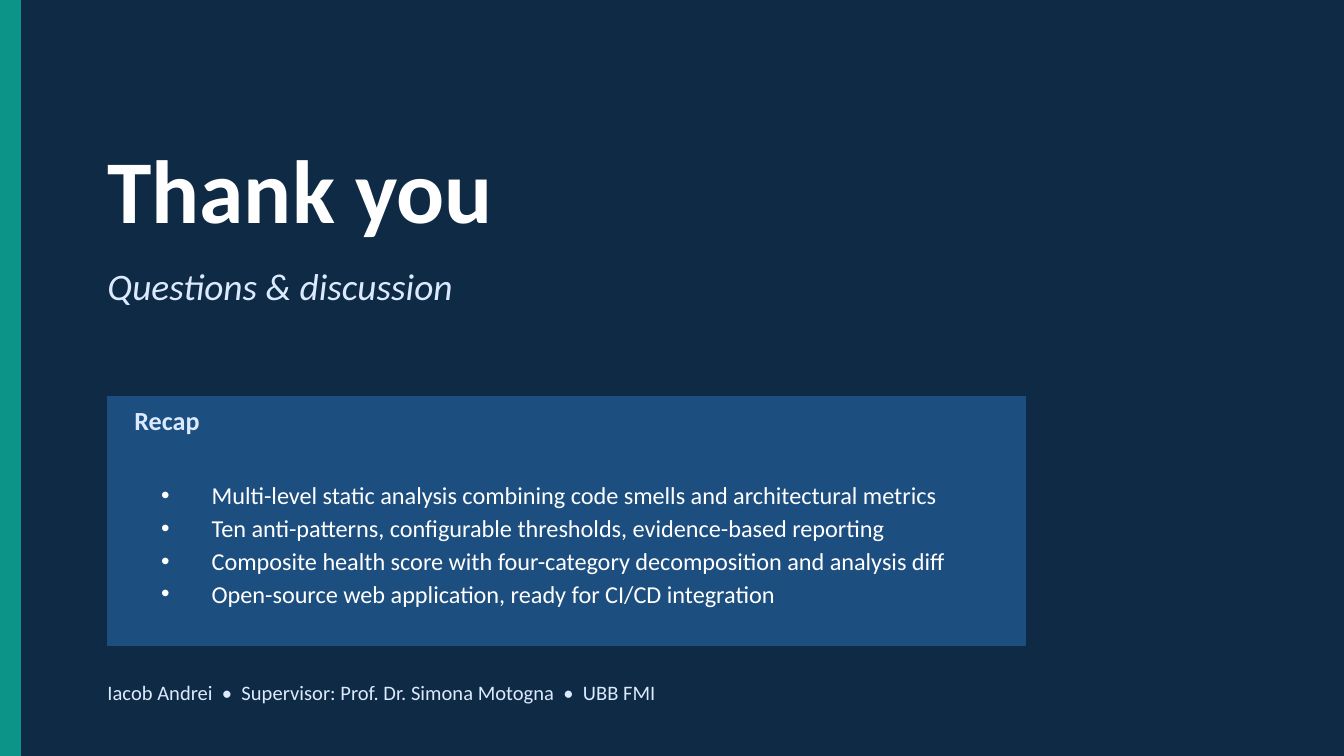
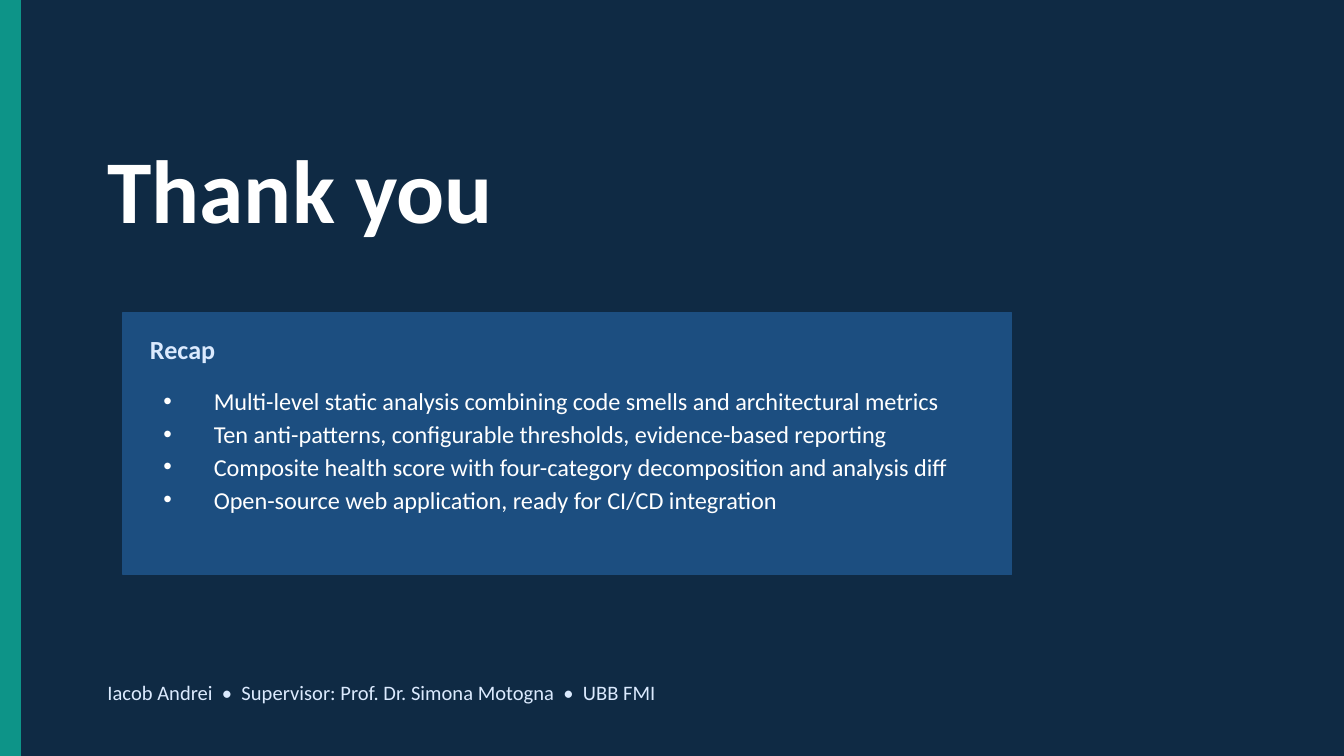
Before and after one commit to andrei45635/dissertation_backend, a slide deck: slide 12 of thesis/presentation/MSA_Detector_Defense.pptx. Drawn at 1344x756 pixels with LibreOffice and Linux fonts; fonts in the diff are those of the drawing. Boxes give left, top, right and bottom in pixels: in the first picture for what was removed or moved away, otherwise in the second. Text is boxed around its words. In the diff, an @@ line names an element or a change of style, - is before the commit and + after.

```diff
--- a/thesis/presentation/MSA_Detector_Defense.pptx
+++ b/thesis/presentation/MSA_Detector_Defense.pptx
@@ text removed at (107, 274, 453, 305) @@
-Questions & discussion
@@ rectangle: place and size @@
-rectangle at (108, 396, 1025, 645)
+rectangle at (124, 313, 1012, 575)
@@ text "Recap": place and size @@
-text "Recap" at (134, 413, 199, 434)
+text "Recap" at (150, 342, 215, 363)
@@ text "Multi-level static analysis combining code ...": place and size @@
-text "Multi-level static analysis combining code ..." at (212, 487, 944, 607)
+text "Multi-level static analysis combining code ..." at (214, 393, 946, 513)
```
Also in this commit, not shown: 4 other slides changed, 35 other files.
